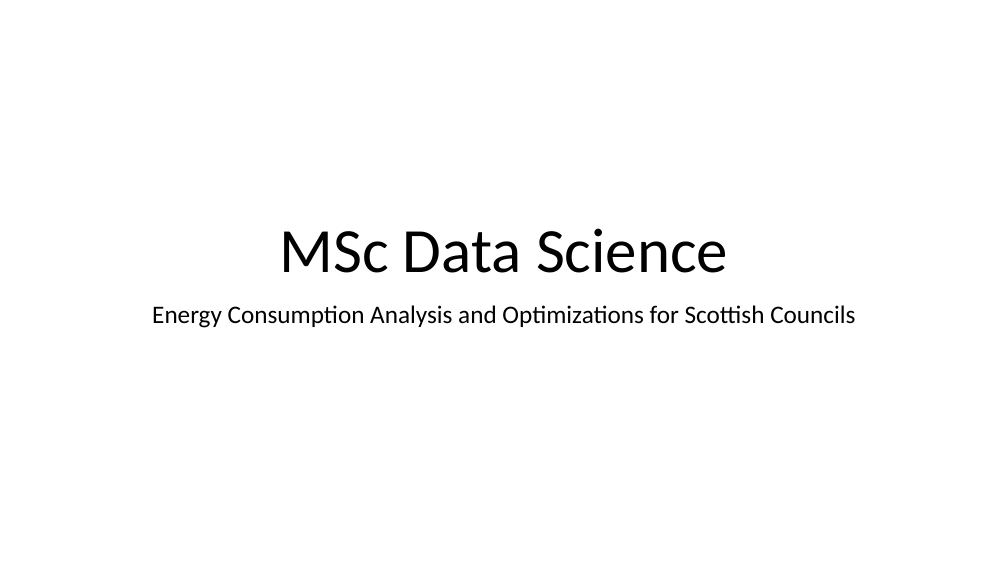
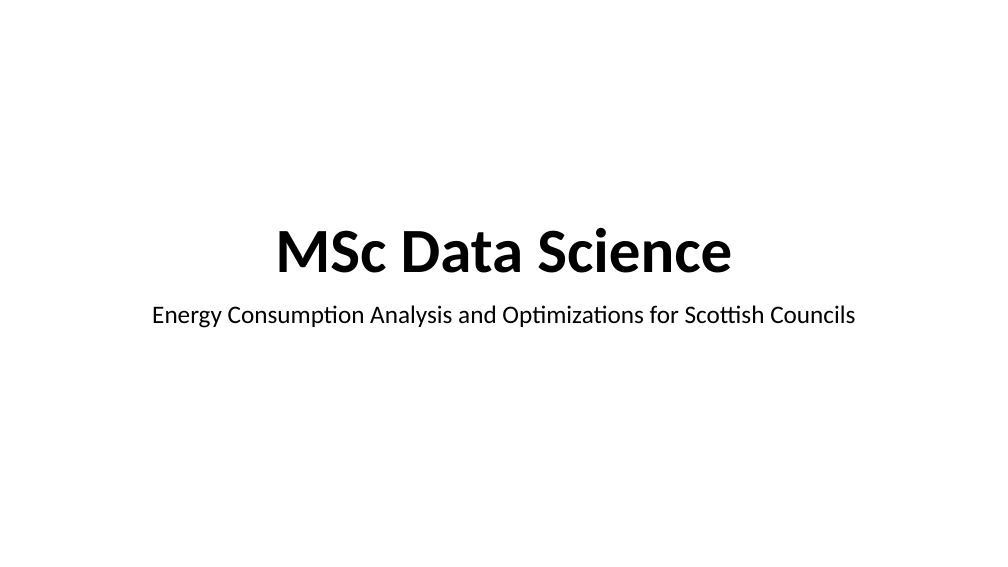
Before and after one commit to kirankrch24/MSc-Project, a slide deck: slide 1 of Presentation and Demo/Presentation.pptx. Drawn at 1008x567 pixels with LibreOffice and Linux fonts; fonts in the diff are those of the drawing. Boxes give left, top, right and bottom in pixels: in the first picture for what was removed or moved away, otherwise in the second. Text is boxed around its words. In the diff, an @@ line names an element or a change of style, - is before the commit and + after.

Commit message:
update

```diff
--- a/Presentation and Demo/Presentation.pptx
+++ b/Presentation and Demo/Presentation.pptx
@@ title "MSc Data Science" at box(275, 227, 732, 273): bold on @@
```
Also in this commit, not shown: 1 slide removed.
